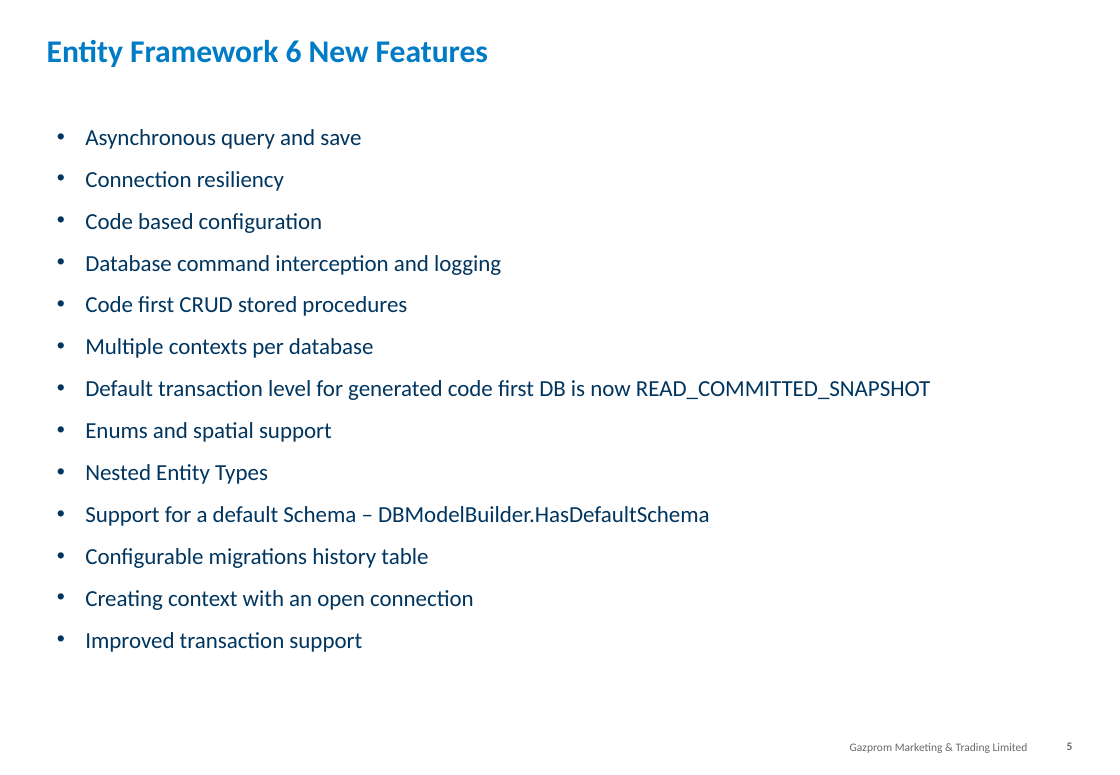
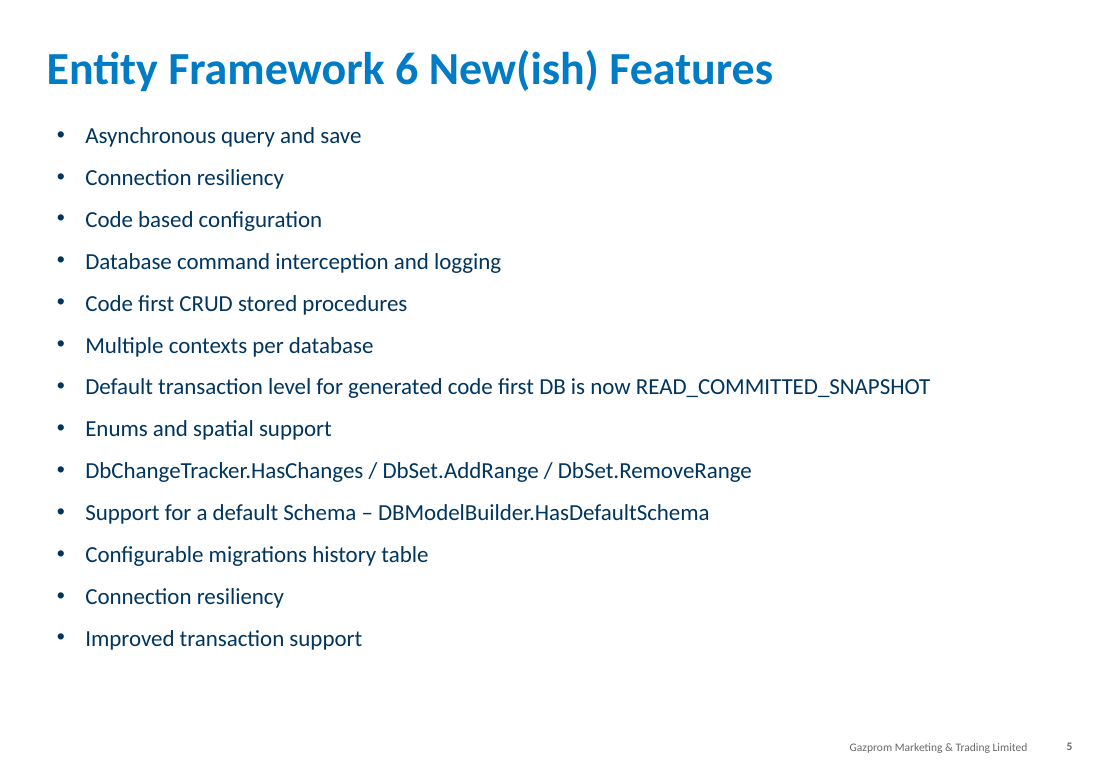
Before and after one commit to jeanhibbert/EfTestConsole, a slide deck: slide 5 of 20160128 Tech Punch - Entity Framework.pptx. Drawn at 1120x775 pixels with LibreOffice and Linux fonts; fonts in the diff are those of the drawing; background and template pictures are left out. Boxes give left, top, right and bottom in pixels: in the first picture for what was removed or moved away, otherwise in the second. Text is boxed around its words. In the diff, an @@ line names an element or a change of style, - is before the commit and + after.

```diff
--- a/20160128 Tech Punch - Entity Framework.pptx
+++ b/20160128 Tech Punch - Entity Framework.pptx
@@ title at <box>47,50,773,92</box>: text changed; size 22 to 32 pt @@
-Entity Framework 6 New Features
+Entity Framework 6 New(ish) Features
@@ text at <box>85,462,752,482</box>: text changed @@
-• Nested Entity Types
+• DbChangeTracker.HasChanges / DbSet.AddRange / DbSet.RemoveRange
@@ text at <box>85,588,284,608</box>: text changed @@
-• Creating context with an open connection
+• Connection resiliency
```
Also in this commit, not shown: 7 other slides changed, 2 slides added, 27 other files.
